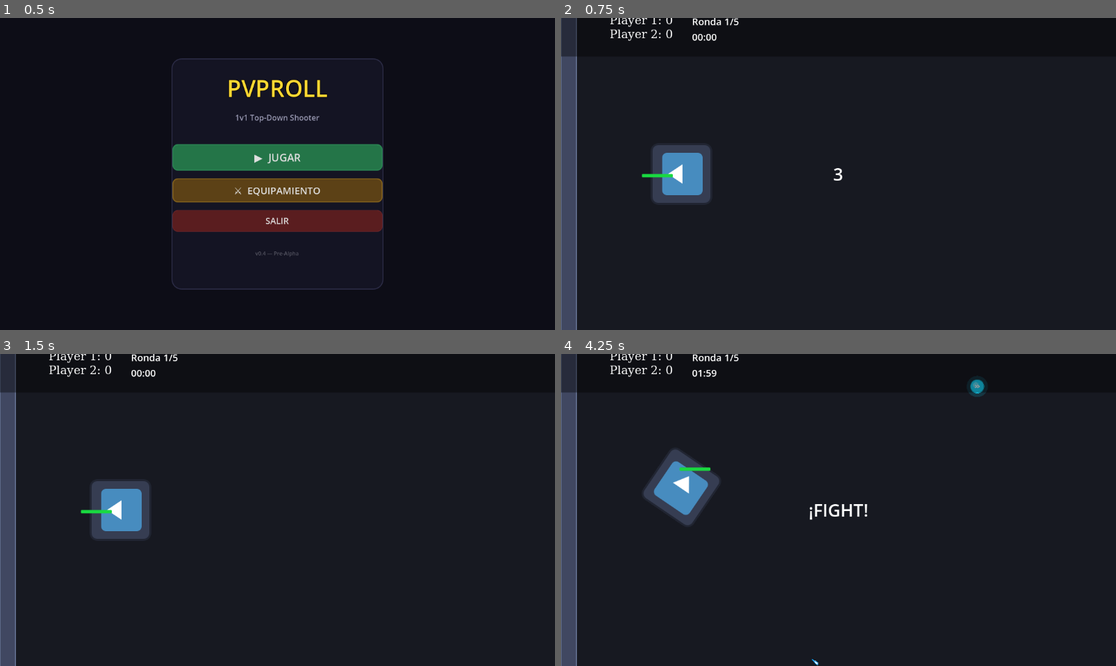
Above: before the commit, frames 1-4 (two rows, left to right).
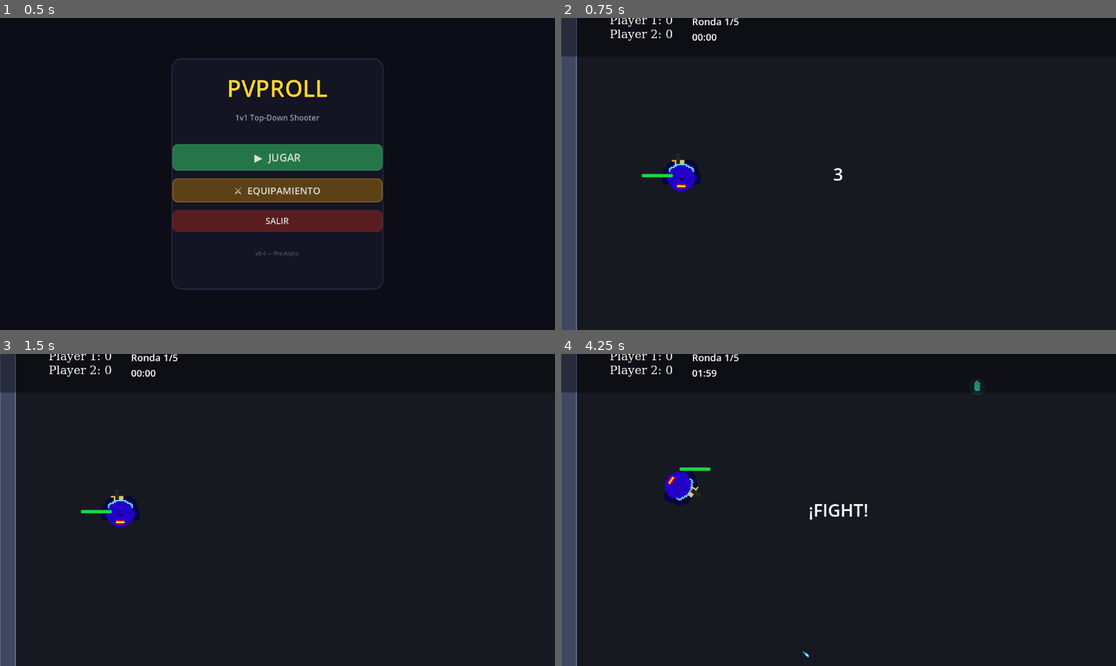
Above: after the commit, the same moments.

Repository: Mikelodiuum/PVPROLLalex
Game: Godot game, scene res://scenes/ui/main_menu.tscn
The game is run twice, just before and just after one commit, with the same random seed, the same clock (stepped at 60 frames per second) and the same inputs. The engine's default icon, where the game draws it, is replaced by a stand-in: a white triangle on a blue panel in a dark square.
Inputs (mouse positions are in pixels of both pictures, inside the frame that each line leads up to):
- Up to frame 1 (0.5 s): no input
- Up to frame 2 (0.75 s): click "▶ JUGAR" at 0.5 s
- Up to frame 3 (1.5 s): tap Enter (ui_accept) at 1.25 s; move the mouse to (399, 494) at 1.27 s; hold D (ui_right) from 1.28 s (still down); hold Shift from 1.28 s (still down)
- Up to frame 4 (4.25 s): tap Enter (ui_accept) at 1.52, 2, 2.27, 2.75, 3.5, 3.77 s; move the mouse to (727, 525) at 2.02 s; release D (ui_right) at 2.03 s; release Shift at 2.03 s; hold S (ui_down) 2.03-2.78 s; tap Shift at 2.1, 3.6 s; move the mouse to (894, 441) at 2.77 s; hold D (ui_right) 2.78-3.53 s; hold Shift 2.78-3.53 s; move the mouse to (810, 572) at 3.52 s; hold W (ui_up) from 3.53 s (still down)

Frame 1 is identical in both runs. In frame 2, 1.9% of the frame differs, in the area x 16-27%, y 40-60%; in frame 3, 1.9%; in frame 4, 2.0%, in the area x 14-77%, y 8-100%.

Commit message:
0.4.1.
Sprites de pj distintos, sprites de objetos del suelo
+ readme de como crear mapas

Diff:
--- a/scenes/main/manager/game_config.gd
+++ b/scenes/main/manager/game_config.gd
@@ -21,6 +21,8 @@
 @export var default_health := 100               ## Vida por defecto de los jugadores
 @export var default_speed := 300.0              ## Velocidad por defecto de movimiento
 @export var default_modifier: BulletModifier    ## Modifier por defecto (si no se asigna uno)
+@export var p1_sprite: Texture2D = null         ## Sprite de P1 (deja en blanco para usar el del .tscn)
+@export var p2_sprite: Texture2D = null         ## Sprite de P2 (deja en blanco para usar el del .tscn)
 
 @export_group("Armas y Loadout")
 @export var weapons_per_loadout := 3            ## Cuántas armas puede llevar cada jugador
--- a/scenes/main/manager/game_config_default.tres
+++ b/scenes/main/manager/game_config_default.tres
@@ -2,7 +2,13 @@
 
 [ext_resource type="Script" uid="uid://doqol7b6am8ob" path="res://scenes/main/manager/game_config.gd" id="1_config"]
 [ext_resource type="Resource" uid="uid://dpsv52kce1m8r" path="res://scenes/combat/modifiers/bullet_normal.tres" id="1_ki1fn"]
+[ext_resource type="Texture2D" uid="uid://b1b44hhmgq4ci" path="res://scenes/assets/sprites/Player1sprite.png" id="2_hg7xx"]
+[ext_resource type="Texture2D" uid="uid://bvi8ds54xwp2s" path="res://scenes/assets/sprites/SpriteP2.png" id="3_hg7xx"]
 
 [resource]
 script = ExtResource("1_config")
-default_modifier = ExtResource("1_ki1fn")
+default_health = 200
+default_Bullet_Type = ExtResource("1_ki1fn")
+p1_sprite = ExtResource("2_hg7xx")
+p2_sprite = ExtResource("3_hg7xx")
+bot_p2_enabled = false
--- a/scenes/main/manager/game_manager.gd
+++ b/scenes/main/manager/game_manager.gd
@@ -201,6 +201,11 @@
 		player_weapon_index["Player1"] = 0
 	p.active_weapon_index = player_weapon_index.get("Player1", 0)
 	p.active_abilities    = player_abilities.get("Player1", [])
+	# Sprite de P1 desde GameConfig
+	if config and config.p1_sprite and p.has_method("_ready"):
+		p.custom_sprite = config.p1_sprite
+		if p.has_node("Sprite2D"):
+			p.get_node("Sprite2D").texture = config.p1_sprite
 	p.refresh_effective_modifier()
 
 func _apply_bot_state(p: Node) -> void:
@@ -213,7 +218,14 @@
 			p.active_weapon_index = 0
 			p.active_abilities    = player_abilities.get(p.name, [])
 			p.refresh_effective_modifier()
-		return
+		# Sprite de P2 desde GameConfig (bot desactivado)
+		if config and config.p2_sprite and p.has_node("Sprite2D"):
+			p.get_node("Sprite2D").texture = config.p2_sprite
+		return
+
+	# Sprite de P2 desde GameConfig (bot activo)
+	if config and config.p2_sprite and p.has_node("Sprite2D"):
+		p.get_node("Sprite2D").texture = config.p2_sprite
 
 	# Determinar arma según dificultad
 	var difficulty: int  = clamp(int(config.bot_p2_difficulty), 0, BOT_DIFFICULTY_POOL_SIZE.size() - 1)
--- a/scenes/pickups/base_pickup.gd
+++ b/scenes/pickups/base_pickup.gd
@@ -15,6 +15,7 @@
 @export var pickup_name := "Pickup"
 @export var pickup_color := Color.WHITE
 @export var pickup_icon_color := Color(1, 1, 1, 0.9)
+@export var pickup_texture: Texture2D = null   ## Imagen personalizada para este pickup (opcional). Sustituye al díbujo por código.
 
 @export_group("Animación")
 @export var float_amplitude := 4.0        ## Pixeles de oscilación arriba/abajo
@@ -43,6 +44,19 @@
 	var col = CollisionShape2D.new()
 	col.shape = shape
 	add_child(col)
+
+	# === SPRITE PERSONALIZADO ===
+	if pickup_texture != null:
+		var spr = Sprite2D.new()
+		spr.texture = pickup_texture
+		# Escalar para que quepa en el radio del pickup (~28px de diámetro)
+		var tex_size = pickup_texture.get_size()
+		var max_side = max(tex_size.x, tex_size.y)
+		if max_side > 0:
+			var desired := 28.0
+			spr.scale = Vector2.ONE * (desired / max_side)
+		spr.z_index = 1
+		add_child(spr)
 
 	# Guardar posición base para la flotación
 	_base_y = position.y
@@ -91,6 +105,14 @@
 
 # === PLACEHOLDER VISUAL ===
 func _draw():
+	# Si hay textura personalizada, solo dibujar el glow sutil (sin círculo sólido)
+	if pickup_texture != null:
+		var glow_color = pickup_color
+		glow_color.a = 0.10 + sin(_float_time * 1.5) * 0.04
+		draw_circle(Vector2.ZERO, 18.0, glow_color)
+		return
+
+	# Comportamiento original (sin textura)
 	# Círculo exterior (glow pulsante)
 	var glow_color = pickup_color
 	glow_color.a = 0.15 + sin(_float_time * 1.5) * 0.05
--- a/scenes/pickups/pickup_heal.gd
+++ b/scenes/pickups/pickup_heal.gd
@@ -12,6 +12,10 @@
 	pickup_name = "Heal"
 	pickup_color = Color(0.15, 0.9, 0.3)
 	pickup_icon_color = Color(0.5, 1.0, 0.6)
+	# Asignar imagen automáticamente. Para cambiar el sprite: sustituye HealPickup.png en assets/sprites
+	var tex = load("res://scenes/assets/sprites/HealPickup.png")
+	if tex:
+		pickup_texture = tex
 	super._ready()
 
 func apply_effect(player):
--- a/scenes/pickups/pickup_shield.gd
+++ b/scenes/pickups/pickup_shield.gd
@@ -12,6 +12,10 @@
 	pickup_name = "Shield"
 	pickup_color = Color(0.6, 0.25, 0.95)
 	pickup_icon_color = Color(0.75, 0.5, 1.0)
+	# Asignar imagen automáticamente. Para cambiar el sprite: sustituye ShieldPickup.png en assets/sprites
+	var tex = load("res://scenes/assets/sprites/ShieldPickup.png")
+	if tex:
+		pickup_texture = tex
 	super._ready()
 
 func apply_effect(player):
--- a/scenes/pickups/pickup_speed.gd
+++ b/scenes/pickups/pickup_speed.gd
@@ -12,6 +12,10 @@
 	pickup_name = "Speed Boost"
 	pickup_color = Color(0.1, 0.85, 1.0)
 	pickup_icon_color = Color(0.6, 0.95, 1.0)
+	# Asignar imagen automáticamente. Para cambiar el sprite: sustituye SpeedBPickup.png en assets/sprites
+	var tex = load("res://scenes/assets/sprites/SpeedBPickup.png")
+	if tex:
+		pickup_texture = tex
 	super._ready()
 
 func apply_effect(player):
--- a/scenes/player/player.gd
+++ b/scenes/player/player.gd
@@ -6,6 +6,9 @@
 
 @export var bullet_scene: PackedScene
 @export var speed := 300.0
+
+@export_group("Visual")
+@export var custom_sprite: Texture2D = null   ## Sprite del jugador (se aplica en _ready). Asignable desde Inspector o GameConfig.
 
 @export_group("Cámara")
 @export var is_camera_player := false  ## true → esta instancia activa la Camera2D (solo P1)
@@ -88,6 +91,9 @@
 	if health_bar:
 		health_bar.max_value = max_health
 		health_bar.value     = current_health
+	# Aplicar sprite personalizado si se ha asignado uno
+	if custom_sprite and has_node("Sprite2D"):
+		$Sprite2D.texture = custom_sprite
 	# Activar cámara solo si este jugador es el principal (P1)
 	if _camera:
 		_camera.enabled = is_camera_player
--- a/scenes/player/player.tscn
+++ b/scenes/player/player.tscn
@@ -2,7 +2,7 @@
 
 [ext_resource type="Script" uid="uid://b160gajkm5yvb" path="res://scenes/player/player.gd" id="1_fsqob"]
 [ext_resource type="PackedScene" uid="uid://dkl4la3twadub" path="res://scenes/combat/weapons/basic/bullet.tscn" id="2_gmlin"]
-[ext_resource type="Texture2D" uid="uid://d1qtdjs4rfkna" path="res://scenes/assets/sprites/icon.svg" id="3_gmlin"]
+[ext_resource type="Texture2D" uid="uid://b1b44hhmgq4ci" path="res://scenes/assets/sprites/Player1sprite.png" id="3_lvxji"]
 [ext_resource type="Script" uid="uid://cont4mhvphk6x" path="res://scenes/player/health_bar.gd" id="4_hbar"]
 
 [sub_resource type="CircleShape2D" id="CircleShape2D_gmlin"]
@@ -14,14 +14,18 @@
 bullet_scene = ExtResource("2_gmlin")
 
 [node name="CollisionShape2D" type="CollisionShape2D" parent="." unique_id=210840609]
+scale = Vector2(0.5, 0.5)
 shape = SubResource("CircleShape2D_gmlin")
 
 [node name="Sprite2D" type="Sprite2D" parent="." unique_id=514035777]
 z_index = 1
-texture = ExtResource("3_gmlin")
+position = Vector2(1, 0)
+rotation = 1.5749007
+scale = Vector2(0.151, 0.148)
+texture = ExtResource("3_lvxji")
 
 [node name="Muzzle" type="Marker2D" parent="." unique_id=1221720251]
-position = Vector2(67, 0)
+position = Vector2(42, -7)
 
 [node name="HealthBarPivot" type="Node2D" parent="." unique_id=936165576]
 z_index = 10
@@ -39,6 +43,3 @@
 enabled = false
 position_smoothing_enabled = true
 position_smoothing_speed = 6.0
-drag_horizontal_enabled = false
-drag_vertical_enabled = false
-zoom = Vector2(1, 1)
Binary file added: scenes/assets/sprites/HealPickup.png
Not shown, added: scenes/assets/sprites/HealPickup.png.import
Binary file added: scenes/assets/sprites/Player1sprite.png
Not shown, added: scenes/assets/sprites/Player1sprite.png.import
Binary file added: scenes/assets/sprites/ShieldPickup.png
Not shown, added: scenes/assets/sprites/ShieldPickup.png.import
Binary file added: scenes/assets/sprites/SpeedBPickup.png
Not shown, added: scenes/assets/sprites/SpeedBPickup.png.import
Binary file added: scenes/assets/sprites/SpriteP2.png
Not shown, added: scenes/assets/sprites/SpriteP2.png.import
Not shown, added: README_MAPAS.md
